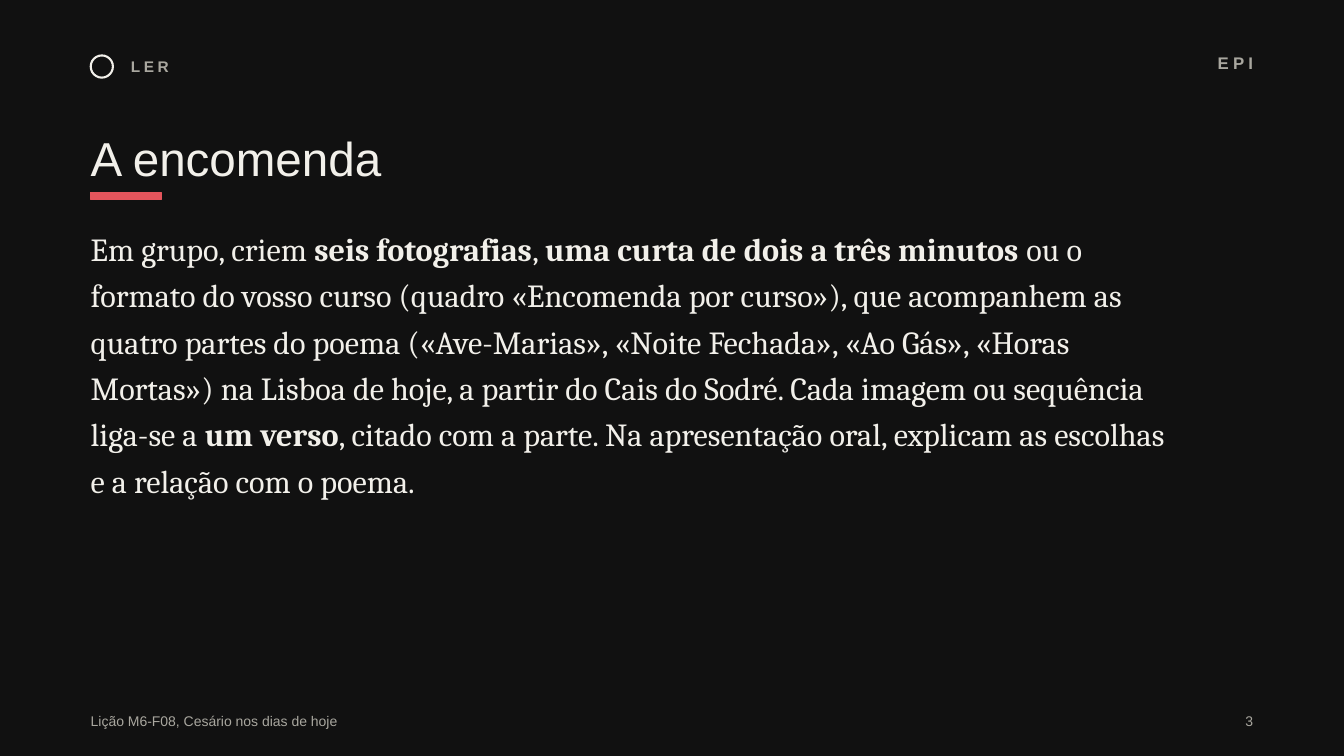
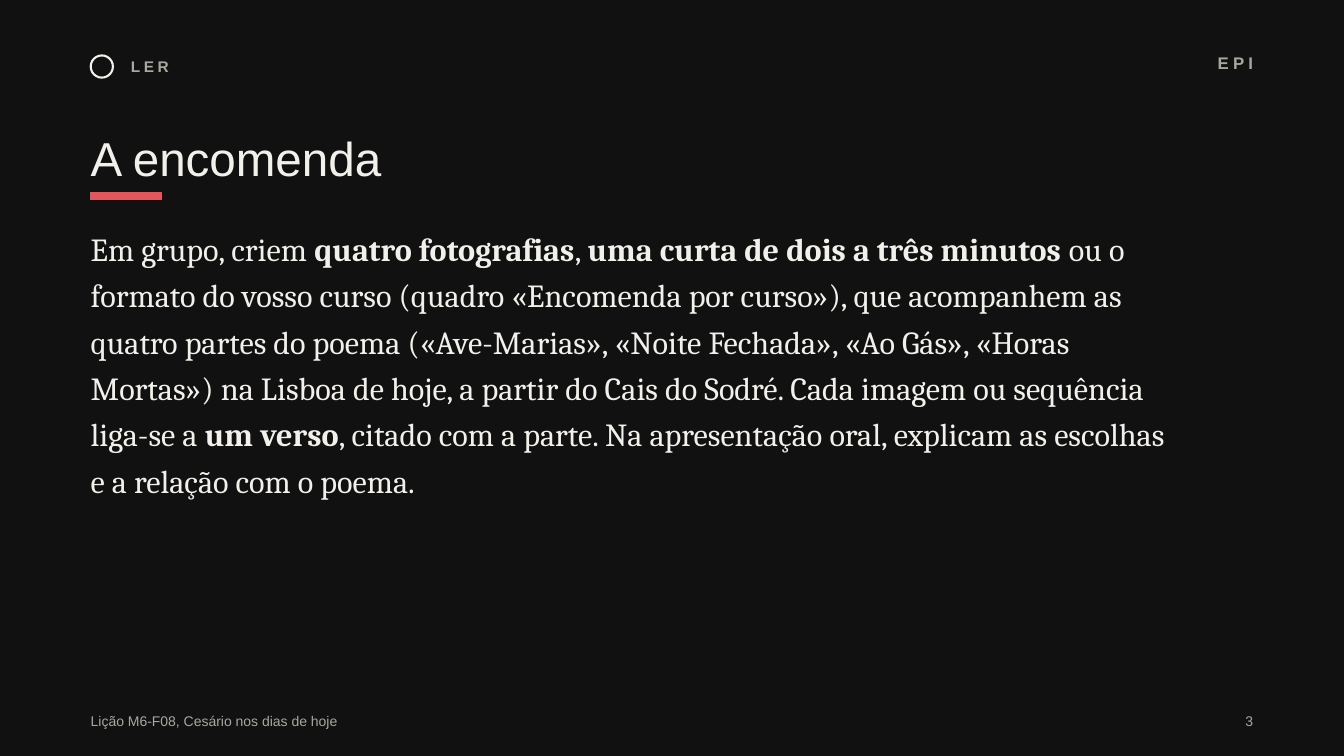
Before and after one commit to pedrohfernandes-klk/pt, a slide deck: slide 3 of m6/diapositivos/sessao-08-m6-f08.pptx. Drawn at 1344x756 pixels with LibreOffice and Linux fonts; fonts in the diff are those of the drawing. Boxes give left, top, right and bottom in pixels: in the first picture for what was removed or moved away, otherwise in the second. Text is boxed around its words. In the diff, an @@ line names an element or a change of style, - is before the commit and + after.

```diff
--- a/m6/diapositivos/sessao-08-m6-f08.pptx
+++ b/m6/diapositivos/sessao-08-m6-f08.pptx
@@ text at box(91, 238, 1164, 500): text changed @@
-Em grupo, criem seis fotografias, uma curta de dois a três minutos ou o formato do vosso curso (quadro «Encomenda por curso»), que acompanhem as quatro partes do poema («Ave-Marias», «Noite Fechada», «Ao Gás», «Horas Mortas») na Lisboa de hoje, a partir do Cais do Sodré. Cada imagem ou sequência liga-se a um verso, citado com a parte. Na apresentação oral, explicam as escolhas e a relação com o poema.
+Em grupo, criem quatro fotografias, uma curta de dois a três minutos ou o formato do vosso curso (quadro «Encomenda por curso»), que acompanhem as quatro partes do poema («Ave-Marias», «Noite Fechada», «Ao Gás», «Horas Mortas») na Lisboa de hoje, a partir do Cais do Sodré. Cada imagem ou sequência liga-se a um verso, citado com a parte. Na apresentação oral, explicam as escolhas e a relação com o poema.
```
Also in this commit, not shown: 1 other slide changed, 6 other files.
